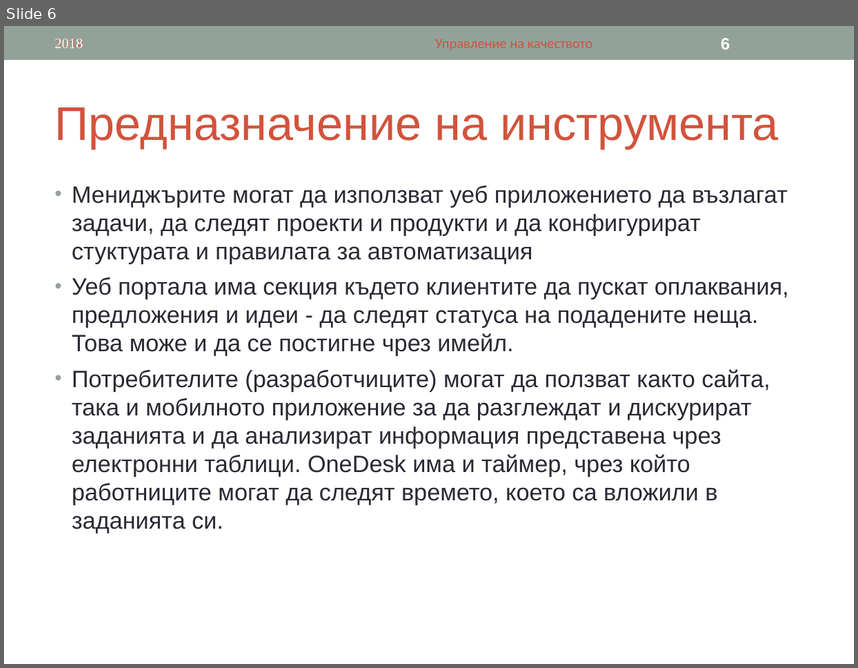
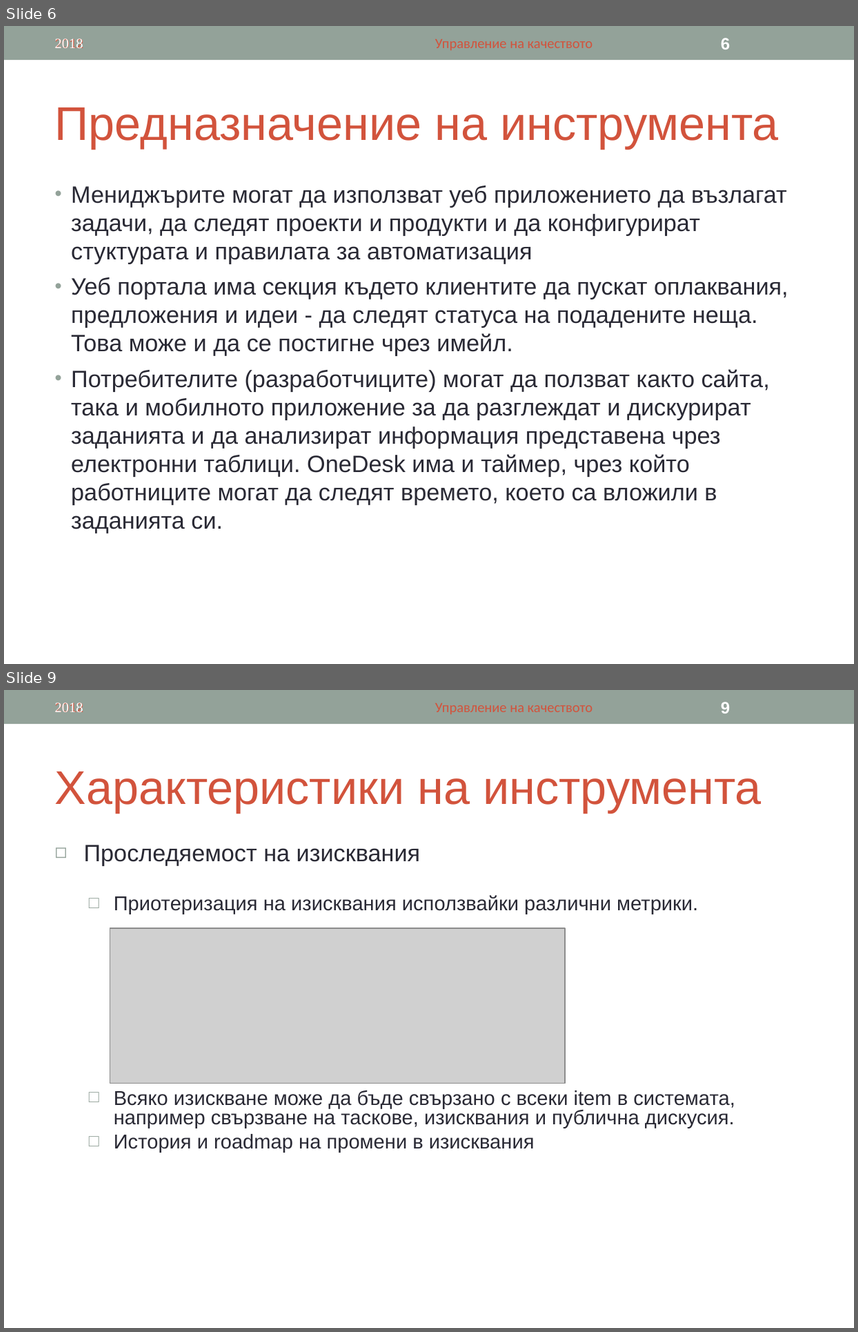
Before and after one commit to tsetsoo/ASIProject, a slide deck: OneDesk.ppt. Shown one above the other, each under a label of ours: slide 6 before the commit, slides 6 and 9 after it; the slides between them are not shown. The pictures are 858x668 and 858x1332 pixels, drawn with LibreOffice and Linux fonts; fonts in the diff are those of the drawing; grey boxes stand for pictures. Boxes give left, top, right and bottom in pixels: in the first picture for what was removed or moved away, otherwise in the second. Text is boxed around its words. In the diff, an @@ line names an element or a change of style, - is before the commit and + after.

```diff
--- a/OneDesk.ppt
+++ b/OneDesk.ppt
@@ slide 9 added at box(4, 690, 854, 1328), background #FFFFFF; not listed: 1 template element that a slide beside it also shows @@
@@ text added at box(55, 702, 84, 712), 12 pt, text #D2533C @@
+2012
@@ text added at box(55, 702, 83, 712), 12 pt, text #FFFFFF @@
+2018
@@ text added at box(435, 703, 593, 714), 12 pt, text #D2533C @@
+Управление на качеството
@@ page number added at box(721, 702, 730, 713), 14 pt, text #FFFFFF, bold @@
+9
@@ text added at box(55, 771, 762, 813), 40 pt, text #D2533C @@
+Характеристики на инструмента
@@ text added at box(84, 845, 735, 1152), 17 pt, text #292934 @@
+◻ Проследяемост на изисквания
+  □ Приотеризация на изисквания исползвайки различни метрики.
+  □ Всяко изискване може да бъде свързано с всеки item в системата, например свързване на таскове, изисквания и публична дискусия.
+  □ История и roadmap на промени в изисквания
@@ picture added at box(110, 928, 565, 1083) @@
@@ slide 6 changed as well @@
@@ text "Мениджърите могат да използват уеб ..." at box(71, 185, 789, 533): indent changed @@
```
Also in this commit, not shown: 3 other slides changed, 4 other slides added.
